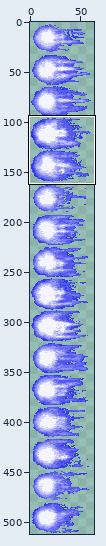
Two states of a sprite sheet, Assets/Art/VFX/EngineFlare_02.png. Above, an overview of the earlier version with the close-up marked.
Close-up. Before the commit:
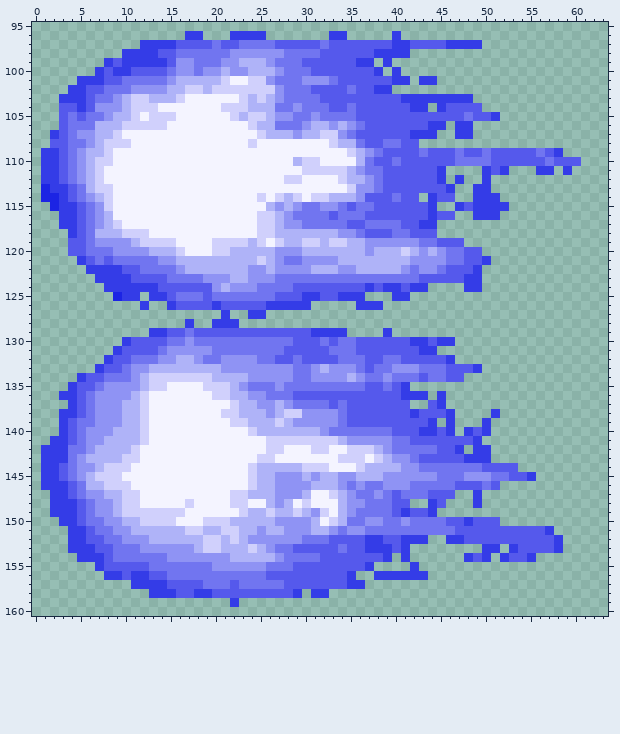
The file is 64x512 pixels. Pixels under 10% opacity are left out. Colours within 5 levels of each other are drawn and written as one. Shown: x 0..63, y 95..160. The commit also changed other parts of the picture, which this record leaves out.
After the commit:
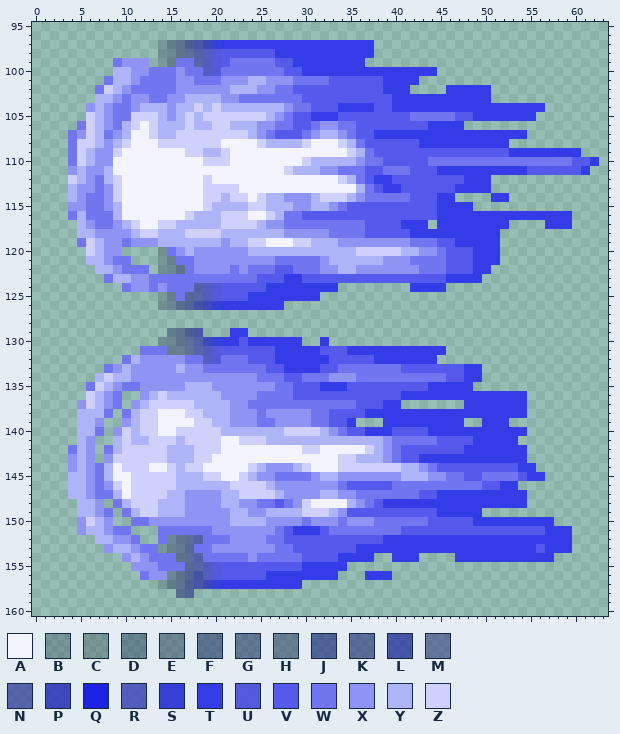
Palette (. is transparent): A #f4f4ff  B #0b0d3237  C #13143338  D #11144e56  E #1d1e4f56  F #181c6a75  G #27296c75  H #34366e75  J #1e238694  K #31338894  L #252aa2b3  M #42448b94  N #3c3fa5b3  P #2b31bed2  Q #1c24e4  R #4649c1d2  S #3139daf1  T #343ce7  U #5054ddf0  V #5559ec  W #7175f0  X #8f93f4  Y #afb3f8  Z #d0d0fc
Diff:
Changed rows in their new state; - is an unchanged pixel.
first column x 1:
 96 ----------------..---....-------..-----.----------------------
 97 -----------..BDFJLPSTTTTTTTTTTTTTTTTT............-------------
 98 ---------....CEGKNRUVVVVVVTTTTTTTTTTT....---------------------
 99 -------.WXXX.CEWWNRUVWWWWWVVTTTTTTT-.-.-----------------------
100 ------..YYXXWW--W-RUWWWWWWWVVTTTTTTTT-T-TTTT------------------
101 ----...WYYX---WXXWWWXXXYY-XX-WWWV-----T--T..------------------
102 ---...WZYXWWWWWXXXXXXYYYXXW-VV----V--V-TT----TTTTT------------
103 --....YY-WXXWWXXYYYYXXWWWWW--VV--------T--------TT------------
104 --...XY-WWXYYYXYYZYZYYY---YXW-VV-TTTT--TT--T-TTTTTTTTTTT------
105 --...ZY-WW-Z-YXYZYZZZ-Z----WVVTTTVV------WWWWW-VTT-TTTT-------
106 --..-Z-XWY-A-YYYZYYZZYYYXX--VVWX-WWV---------T-.--------------
107 -..--Z-WXY--ZYYZZZZZZZZYXWVVVWXYY----TTTT---TT--TTTTTT--------
108 -..-ZZ-XY----ZZZZZZZ---AZYYYYZ--AZ----VV--TTTTTTTTTT----------
109 ...-Z-XXZ-------ZZYYZ---------------WV----V---V--V--TTTTT-TT--
110 ...-Z-XX----------ZZZ-------A-YYYYYX-W-V---WWW----WWWWWW-WW-VT
111 ...XYXXY-------------------ZYYYXXWWWVVWWW----TTTT-T-TTVVVVVVT-
112 ...ZYXWYZ---------Z--------AA------WVTT-----VVVTT-------------
113 ...YXXWXZ---------ZZZZ------------AYWVTT-----VTT--------------
114 ...YXWWXZ---------ZZYZZ--YYXXXY-ZZ--WWW-W-VVTT--..-T----------
115 -..XX-WXY---------ZYYYYZZ-Y--XYY---VV------VTT-T....----------
116 --.WY-WWY-------ZYYYZZZ-A--W-VVV-VVV-------VTTTT---TTTTTTTT---
117 --..YXWWXYZ--ZZYYYYYZZZZYXXWW-----WWVVVVTT-.TTTTTTTT----TTT---
118 ---.YYXXXXY-ZYYYZZZZYYYYYY-XXXXXWWW----VVTTTTTTTTTT-----------
119 ---.WZY--WXXXYYYYYYYXYYZ--AAZ-Y-YXXX-----W----TTTTT-----------
120 ---..ZYX-....CWXYXXXXXX---YYY------ZZZZZY--XWVV-TTT-----------
121 ----.YYX--...BEWWXXXXXXXXXW--WW-Y-----XXXWWWWVV-T-T-----------
122 -----.YYXWW-.CEGWXXXXWXWWWVVWWWXXYYXXXXX-XWW-----T------------
123 ------.WYYXXWW----WWWWWWVVVTTVVVVVVVVVVVVV---TT---------------
124 -------..WXXWXWWWNRUVVVVVTTTTTTTT........--TT--..-------------
125 --------...-.BE-KNRUVVVTTTTTT--.....---..---------------------
126 -----------.-BDFJLPSTTTTT--...-----...------------------------
127 --------------------.--..-------------------------------------
128 ----------------.--...----------------------------------------
129 ------------..DFJL...TT...........----.-----------------------
130 ---------....BEGKNPSTTVTTTTTT..T..............----------------
131 --------...WW-EHMNRUVVVVVVTTTTT-VVTTTTTTTT--T-----------------
132 -------..WYXX--XWWRUWWWVVVTTTTTT-VVV-TTTTTTT..----------------
133 ------.WXY--XXX-XXWWWWWWWVVTTTTVVWW-W--WVVVVV--T--------------
134 ----..YZYY-XXXXXXXXXXXX-WWWVV-WW--XW--W---W----TT-------------
135 ---..WZY-WWXXXXXYYYXXX-XXXW-VVVTTTVV--V-VVVTTTTT--------------
136 --...ZY-W..XYZYYYYYYXXX-W------------------T-TTTTTTTTT--------
137 ---.XZY-W.XYZZZZZYYYYXXWWWWW----W-W---TT.--..--TTTTTTT--------
138 --..YYYW.W--Z---ZZYYYXXXW-XXX-WWVV--TTTTT-TTT-TTTT-TTT--------
139 --..YY-..X--Z----ZZYYXXXWWXX--WWVVT...TTTTT-T-T---TT----------
140 --..YYW.XZ--Z--ZZZZZYYYY---ZZZZYX-VVTTT---V-T-T-T-TTTT--------
141 -...Y-..-Z-YZZZYZZZZ--ZZZYYYYYYYY-YYYY---WWW-----TTTT---------
142 ...-Y-.W-Z-ZZZYYYZZZ-----AA--Z-A--AA----VVVV--VT--TTTT--------
143 ...XYX.XZ--ZZZYYYZZ-----AA---------YYYXWVVTTTTT---TTTT--------
144 ...XY-WYA-ZZ--ZYZZ-------XXX--AA-ZZ-ZZZZYYX-VVVVV----TT-------
145 ...YYXWYA-ZZZZZYYYZZ--ZYXXWWWW-----XXX--YYY-X--VVW--W--T------
146 ...YYXWX-AZZZZZYYYYYYZZ-Z-----XXXWVVVVVWW-----WWWV-TT---------
147 -..YY-WW-A-ZZZYYXXXXYY-ZZZY--XXYYX---W-W--V-TTTT-TTTTT--------
148 -...YY-.WY-ZZYYYXXXXYYXXWWVWX----AY--VTTTTT-TTTT-TTTTT--------
149 -...YY-W.WY--YYYXXXXXYYXXY--YZZ-YXVVVVV-V--VTTTTT-------------
150 --..XZY-..WWXXXXXXXXX----X---WXXXWXX-W--W--VV--VTTTTTTTTT-----
151 ---.XYYXWW...WWWWWWXXXXX-XWVTTTVW-WW----VVVVVV-----------TT---
152 ---...YYX-W..WEGKNWWWXX--WWVVVVV----VVTT---TT--TTTTTTTTTT-T---
153 ---....XYYXWWCEGKWWXXXXXX--------V-T---T-TTTTTTTT--T-TT-T-T---
154 ----.....XYX--WGKNWWWWWXWWW--VV--TTTT..T-T----T-T-T-TT-TT-----
155 ------....XXX---KNRUVVVVVVVV-TTTTT...----.--------------------
156 -------....WXXEGJLRUVVVVVTTTTTTTT..-T--....-------------------
157 ----------...BDFJLPSTTTTTTTTT.......--------------------------
158 ------------...FJ............-..------------------------------
159 ---------------------.----------------------------------------
